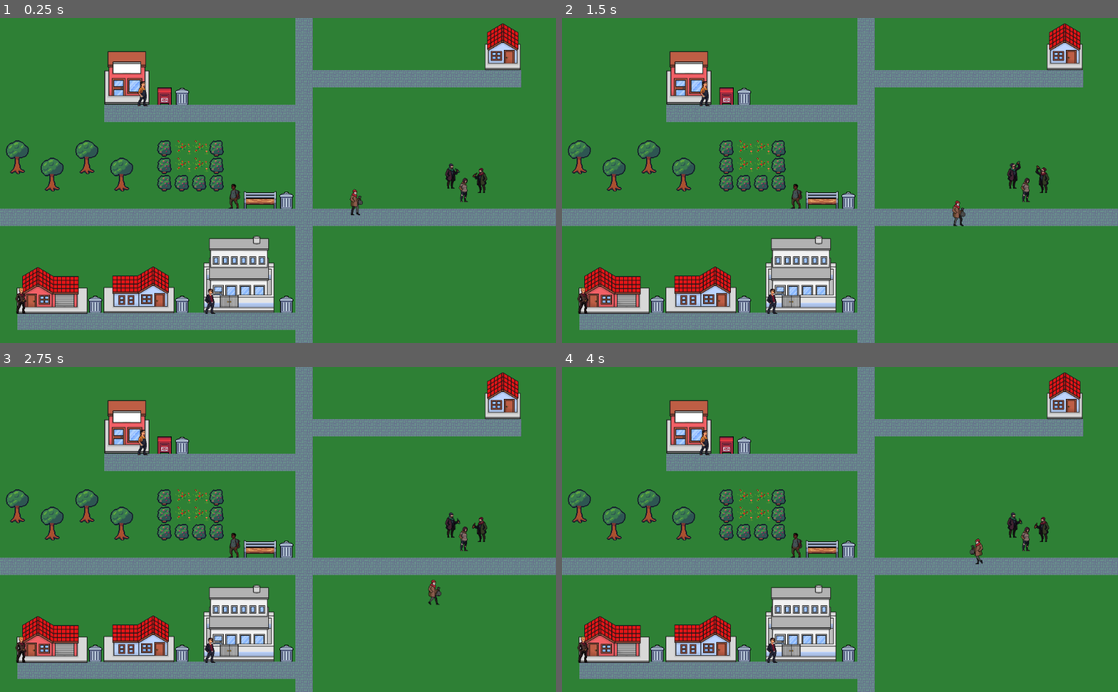
Above: before the commit, frames 1-4 (two rows, left to right).
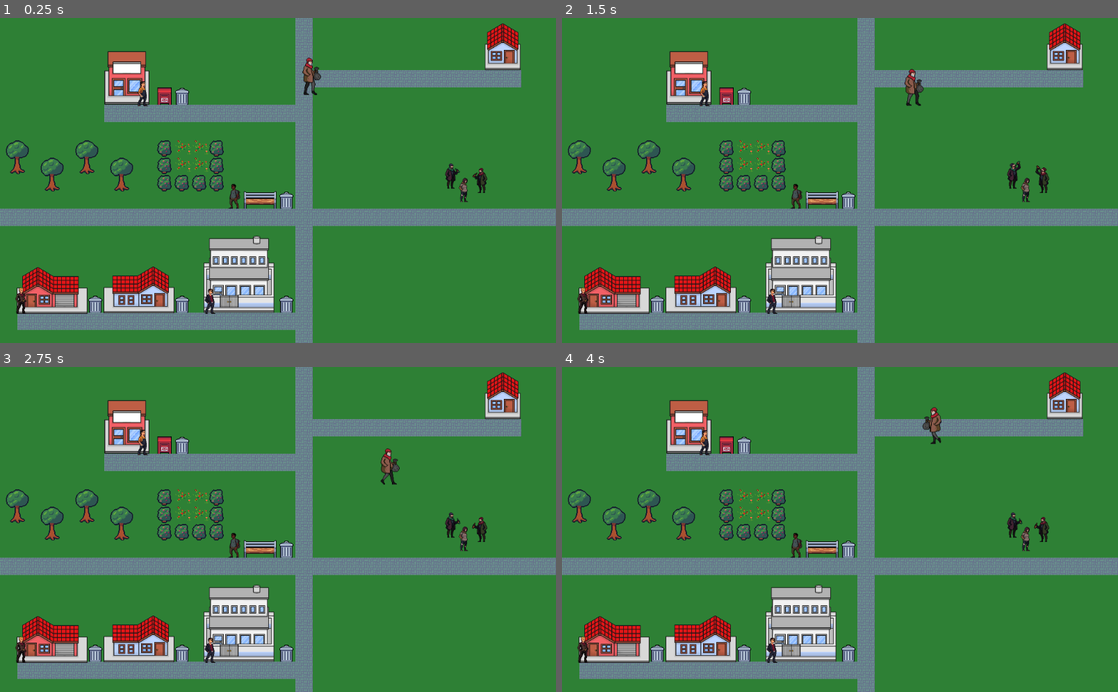
Above: after the commit, the same moments.

Repository: MakeKato/pulsu-king
Game: Godot game, scene res://World0.tscn
Same seed, same stepped clock (60 frames per second), same inputs: the game is played once before the commit and once after it.
Inputs:
- Up to frame 1 (0.25 s): no input
- Up to frame 2 (1.5 s): tap Enter at 0.5 s; hold Right (ui_right) 0.53-1.28 s; hold Down (ui_down) from 1.28 s (still down)
- Up to frame 3 (2.75 s): release Down (ui_down) at 2.03 s; hold Right (ui_right) from 2.03 s (still down)
- Up to frame 4 (4 s): release Right (ui_right) at 2.78 s; hold Up (ui_up) 2.78-3.53 s; hold Left (ui_left) from 3.53 s (still down)

The runs differ from the first frame. In frame 1, 0.3% of the frame differs, in the area x 54-66%, y 12-61%; in frame 2, 0.3%, in the area x 61-73%, y 15-65%; in frame 3, 0.3%; in frame 4, 0.3%.

Commit message:
world 32 to world 0 transfer

Diff:
--- a/World0.tscn
+++ b/World0.tscn
@@ -3,7 +3,7 @@
 [ext_resource path="res://World.tres" type="TileSet" id=1]
 [ext_resource path="res://B03.png" type="Texture" id=2]
 [ext_resource path="res://H03.png" type="Texture" id=3]
-[ext_resource path="res://hero/hero.tscn" type="PackedScene" id=4]
+[ext_resource path="res://teeplayer.gd" type="Script" id=4]
 [ext_resource path="res://H05.png" type="Texture" id=5]
 [ext_resource path="res://B02.png" type="Texture" id=6]
 [ext_resource path="res://H06.png" type="Texture" id=7]
@@ -14,7 +14,7 @@
 [ext_resource path="res://Drunk2NPC.tscn" type="PackedScene" id=12]
 [ext_resource path="res://Npc_female.tscn" type="PackedScene" id=13]
 [ext_resource path="res://NPC_male_sunglasses.tscn" type="PackedScene" id=14]
-[ext_resource path="res://hero/hero.gd" type="Script" id=15]
+[ext_resource path="res://hero/hero.tscn" type="PackedScene" id=15]
 [ext_resource path="res://hero/getajob.png" type="Texture" id=16]
 [ext_resource path="res://getajob.gd" type="Script" id=17]
 [ext_resource path="res://TransfW2.gd" type="Script" id=18]
@@ -55,6 +55,8 @@
 extents = Vector2( 7, 16 )
 
 [node name="World0" type="Node2D"]
+script = ExtResource( 4 )
+player_scene = ExtResource( 15 )
 
 [node name="Ground" type="TileMap" parent="."]
 tile_set = ExtResource( 1 )
@@ -229,11 +231,6 @@
 frames = SubResource( 9 )
 playing = true
 
-[node name="Hero" parent="." instance=ExtResource( 4 )]
-position = Vector2( 657, 335 )
-scale = Vector2( 0.7, 0.7 )
-script = ExtResource( 15 )
-
 [node name="BottleSpawn1" type="Position2D" parent="." groups=["BottleSpawnPoints"]]
 position = Vector2( 175, 532 )
 
--- a/hero/hero.tscn
+++ b/hero/hero.tscn
@@ -1,8 +1,9 @@
-[gd_scene load_steps=49 format=2]
+[gd_scene load_steps=50 format=2]
 
 [ext_resource path="res://hero/hero_walk_with_bag.png" type="Texture" id=1]
 [ext_resource path="res://hero/hero_drink.png" type="Texture" id=2]
 [ext_resource path="res://hero/hero_dead.png" type="Texture" id=3]
+[ext_resource path="res://hero/hero.gd" type="Script" id=4]
 
 [sub_resource type="AtlasTexture" id=50]
 flags = 4
@@ -247,6 +248,7 @@
 height = 14.0
 
 [node name="KinematicBody2D" type="KinematicBody2D" groups=["Player"]]
+script = ExtResource( 4 )
 
 [node name="AnimatedSprite" type="AnimatedSprite" parent="."]
 frames = SubResource( 17 )
--- a/project.godot
+++ b/project.godot
@@ -17,6 +17,7 @@
 [autoload]
 
 Globals="*res://Globals.gd"
+GameManager="*res://GameManager.gd"
 
 [display]
 
--- a/world32.tscn
+++ b/world32.tscn
@@ -13,6 +13,9 @@
 [ext_resource path="res://fence_barbed.png" type="Texture" id=11]
 [ext_resource path="res://impale_1.png" type="Texture" id=12]
 [ext_resource path="res://susi.tscn" type="PackedScene" id=13]
+[ext_resource path="res://scripts/transfW32toW0.gd" type="Script" id=14]
+[ext_resource path="res://hero/hero.tscn" type="PackedScene" id=15]
+[ext_resource path="res://teeplayer.gd" type="Script" id=17]
 
 [sub_resource type="ConvexPolygonShape2D" id=1]
 points = PoolVector2Array( 0, 0, 32, 0, 32, 32, 0, 32 )
@@ -510,7 +513,12 @@
 0/shapes = [  ]
 0/z_index = 0
 
+[sub_resource type="RectangleShape2D" id=17]
+extents = Vector2( 31.5, 4 )
+
 [node name="world32" type="Node2D"]
+script = ExtResource( 17 )
+player_scene = ExtResource( 15 )
 
 [node name="TileMap" type="TileMap" parent="."]
 tile_set = SubResource( 3 )
@@ -810,3 +818,11 @@
 position = Vector2( 3314.53, 1138.63 )
 scale = Vector2( 1.51754, 1 )
 texture = ExtResource( 7 )
+
+[node name="Area2D" type="Area2D" parent="."]
+position = Vector2( 54, 34 )
+script = ExtResource( 14 )
+
+[node name="CollisionShape2D" type="CollisionShape2D" parent="Area2D"]
+position = Vector2( 522.5, -33 )
+shape = SubResource( 17 )
Not shown: 1 places in world32.tscn that only renumber resources
